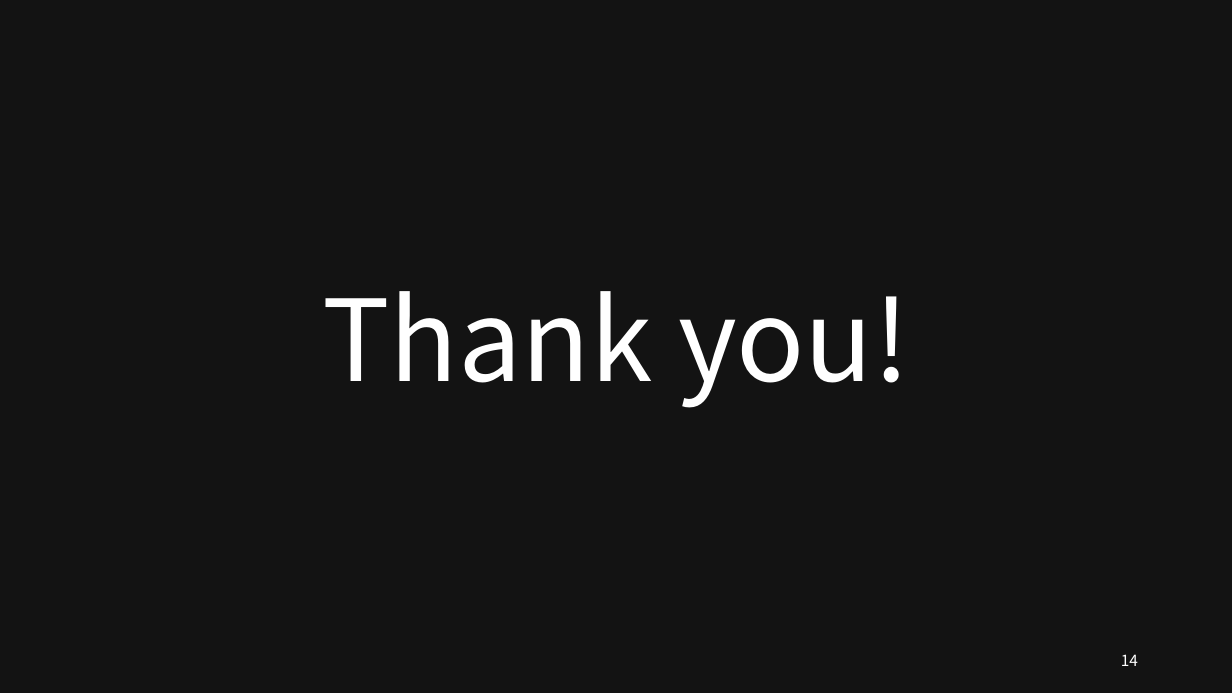
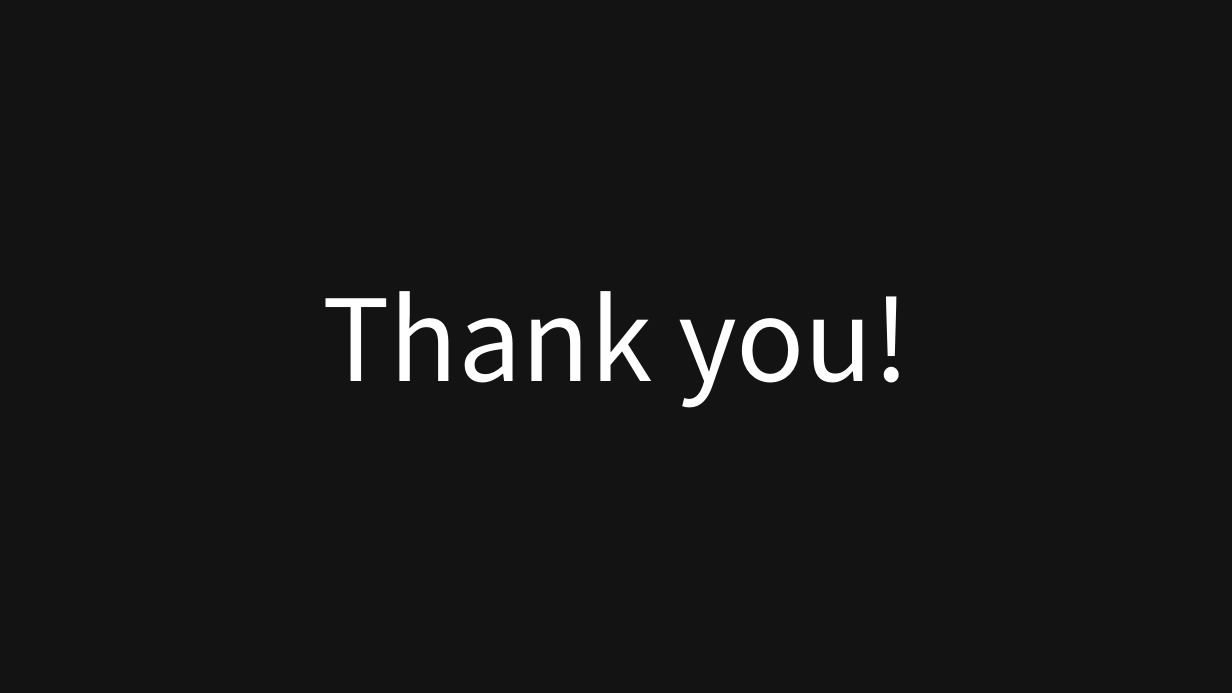
Before and after one commit to SEETHELGIHT/CapstonePlanning, a slide deck: slide 16 of doc/GPU-Accelerated_Ray_Tracing.pptx (slide 14 before the commit). Drawn at 1232x693 pixels with LibreOffice and Linux fonts; fonts in the diff are those of the drawing. Boxes give left, top, right and bottom in pixels: in the first picture for what was removed or moved away, otherwise in the second. Text is boxed around its words. In the diff, an @@ line names an element or a change of style, - is before the commit and + after.

```diff
--- a/doc/GPU-Accelerated_Ray_Tracing.pptx
+++ b/doc/GPU-Accelerated_Ray_Tracing.pptx
@@ page number removed at bbox=[1121, 654, 1138, 666] @@
-14
```
Also in this commit, not shown: 8 other slides changed, 7 slides added.
